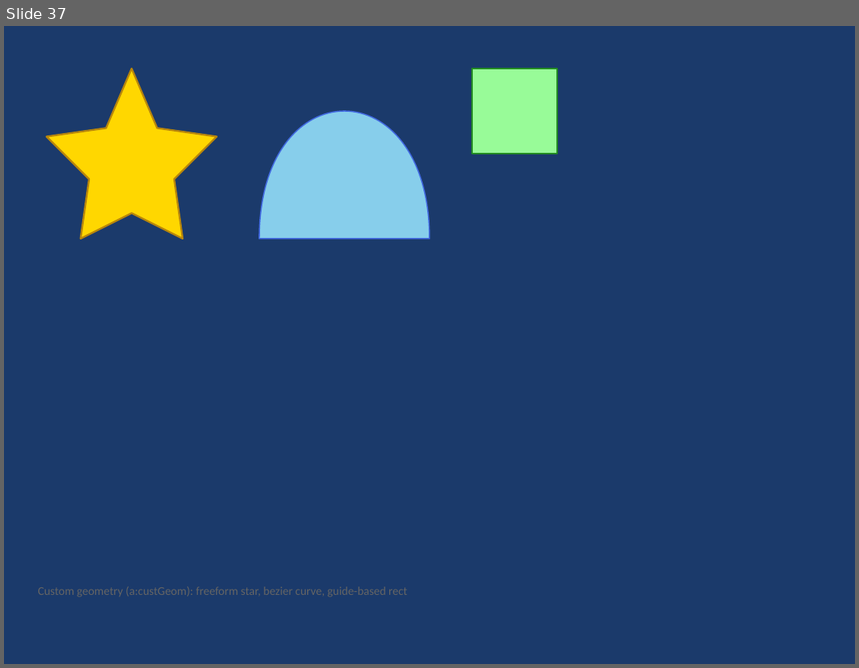
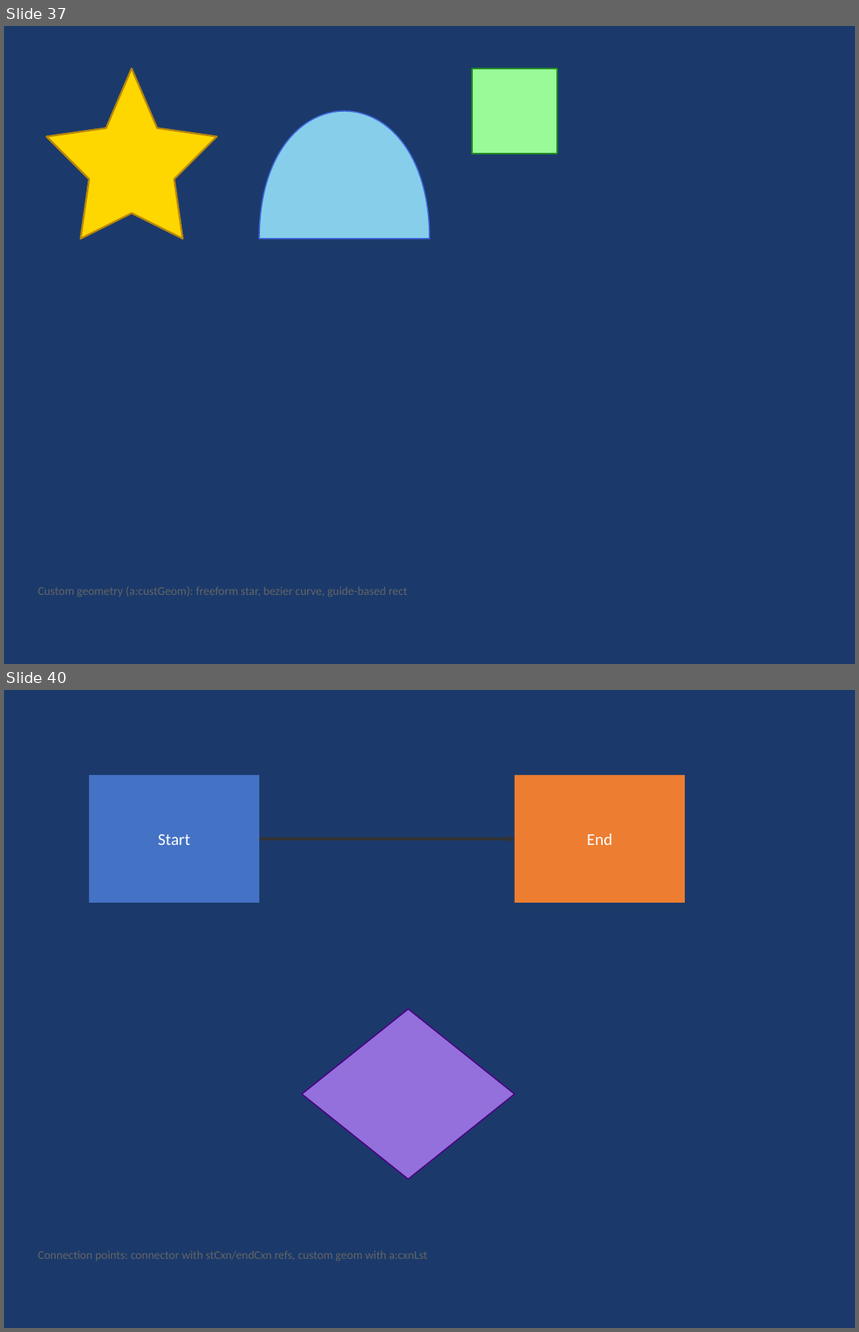
Before and after one commit to t-ujiie-g/pptx-svg, a slide deck: test_fixtures/test_features.pptx. Shown one above the other, each under a label of ours: slide 37 before the commit, slides 37 and 40 after it; the slides between them are not shown. The pictures are 859x668 and 859x1332 pixels, drawn with LibreOffice and Linux fonts; fonts in the diff are those of the drawing. Boxes give left, top, right and bottom in pixels: in the first picture for what was removed or moved away, otherwise in the second. Text is boxed around its words. In the diff, an @@ line names an element or a change of style, - is before the commit and + after.

```diff
--- a/test_fixtures/test_features.pptx
+++ b/test_fixtures/test_features.pptx
@@ slide 40 added at (4,690,855,1328), background #1B3A6B @@
@@ rectangle added at (89,775,259,903), fill #4472C4, 14 pt, text #FFFFFF @@
+Start
@@ rectangle added at (515,775,685,903), fill #ED7D31, 14 pt, text #FFFFFF @@
+End
@@ arrow added from (259, 839) to (515, 839), #333333 2 pt @@
@@ freeform shape added at (302,1009,515,1179), fill #9370DB, outline #4B0082 1 pt @@
@@ text added at (38,1251,428,1262), 10 pt, text #646464 @@
+Connection points: connector with stCxn/endCxn refs, custom geom with a:cxnLst
```
Also in this commit, not shown: 2 other slides added, 9 other files.
